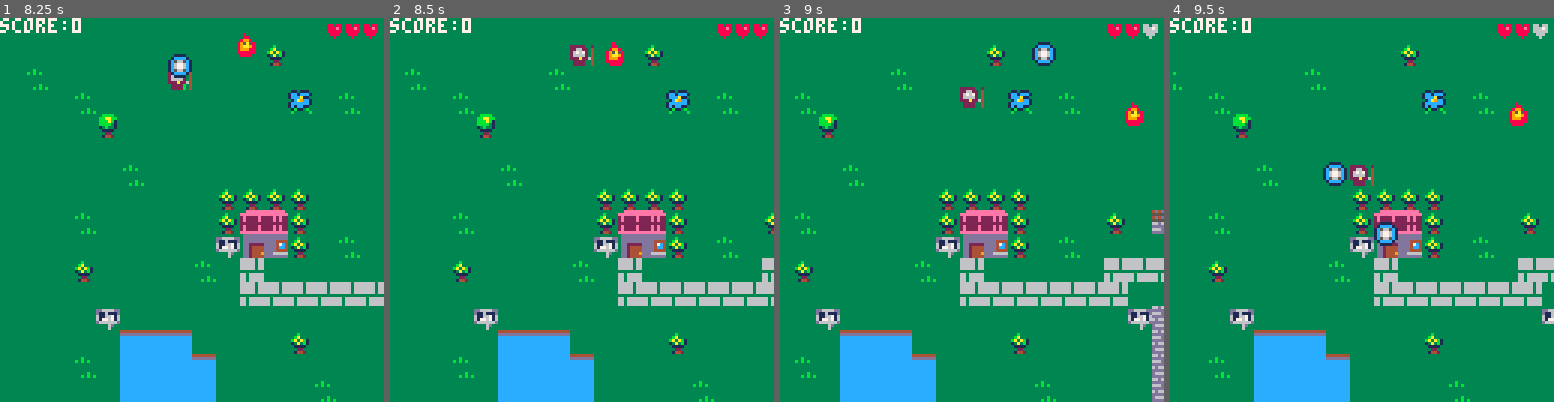
Above: before the commit, frames 1-4 (left to right).
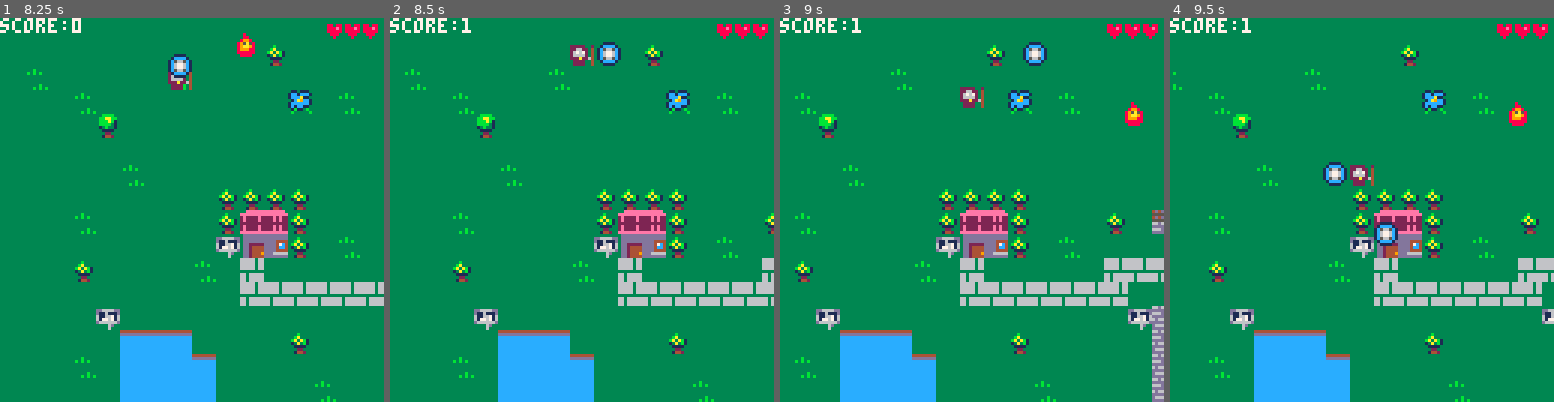
Above: after the commit, the same moments.

Repository: adatechschool/doris-pico-8-mickael-yoann-onat
Game: PICO-8 cartridge yom.p8
Two runs of this game, one before a commit and one after it. Both use one fixed random seed, a clock stepped at 60 frames per second and the inputs below.
Inputs:
- Up to frame 1 (8.25 s): tap O (Z key) at 0.33, 0.7, 1.43, 2.22, 3.1, 3.98, 4.87, 5.75, 6.63, 7.52 s; tap X (X key) at 1.07, 2.07, 2.4, 2.73, 3.07, 3.4, 3.73, 4.07, 4.4, 4.73, 5.07, 5.4, 5.73, 6.07, 6.4, 6.73, 7.07, 7.4, 7.73, 8.07 s; hold Left 1.97-2.37 s; hold Down 2.42-2.82 s; hold Right 2.87-3.53 s; hold Up 3.58-4.08 s; hold Right 4.13-4.53 s; hold Down 4.58-5.08 s; hold Left 5.13-5.8 s; hold Up 5.85-6.18 s; hold Left 6.23-6.63 s; hold Down 6.68-7.08 s; hold Right 7.13-7.8 s; hold Up from 7.85 s (still down)
- Up to frame 2 (8.5 s): release Up at 8.35 s; tap X (X key) at 8.4 s; tap O (Z key) at 8.4 s; hold Right from 8.4 s (still down)
- Up to frame 3 (9 s): tap X (X key) at 8.73 s; release Right at 8.8 s; hold Down from 8.85 s (still down)
- Up to frame 4 (9.5 s): tap X (X key) at 9.07, 9.4 s; tap O (Z key) at 9.28 s; release Down at 9.35 s; hold Left from 9.4 s (still down)

Frame 1 is identical in both runs. In frame 2, 0.4% of the frame differs, in the area x 18-61%, y 0-13%; in frame 3, 0.6%, in the area x 18-99%, y 0-13%; in frame 4, 0.2%.

Commit message:
les sorts ne se suppriment plus sur ennemi invincible

Diff:
--- a/yom.p8
+++ b/yom.p8
@@ -428,12 +428,10 @@
 			if p.x>e.x then
 
 				e.x += 1
-				-- e.eox = e.x
 
 			elseif p.x<e.x then
 
 				e.x -= 1
-				-- e.eox = e.x
 
 			end
 
@@ -441,12 +439,10 @@
 			if p.y>e.y then
 
 				e.y += 1
-				-- e.eoy = e.y
 
 			elseif p.y<e.y then
 
 				e.y -= 1
-				-- e.eoy = e.y
 
 			end
 		end
@@ -523,36 +519,42 @@
 				end
 
 				if p.state=="fire" then
-				 if e.state=="water" then
-				 	e.life -=0
-				 elseif e.state=="plant" then
-				 	e.life -=2
-				 else
-				 	e.life -=1
+				 	if e.state=="water" then
+				 		e.life -=0
+				 	elseif e.state=="plant" then
+				 		e.life -=2
+						del(sorts,s)
+				 	else
+				 		e.life -=1
+						del(sorts,s)
 					end
 				end
 
 				if p.state=="water" then
-				 if e.state=="plant" then
-				 	e.life -=0
-				 elseif e.state=="fire" then
-				 	e.life -=2
-				 else
-				 	e.life -=1
+				 	if e.state=="plant" then
+				 		e.life -=0
+				 	elseif e.state=="fire" then
+				 		e.life -=2
+						del(sorts,s)
+				 	else
+				 		e.life -=1
+						del(sorts,s)
 					end
 				end
 
 				if p.state=="plant" then
-				 if e.state=="fire" then
-				 	e.life -=0
-				 elseif e.state=="water" then
-				 	e.life -=2
-				 else
-				 	e.life -=1
+				 	if e.state=="fire" then
+				 		e.life -=0
+				 	elseif e.state=="water" then
+				 		e.life -=2
+						del(sorts,s)
+				 	else
+				 		e.life -=1
+						del(sorts,s)
 					end
 				end
 
-			del(sorts,s)
+
 			end
 
 		end
